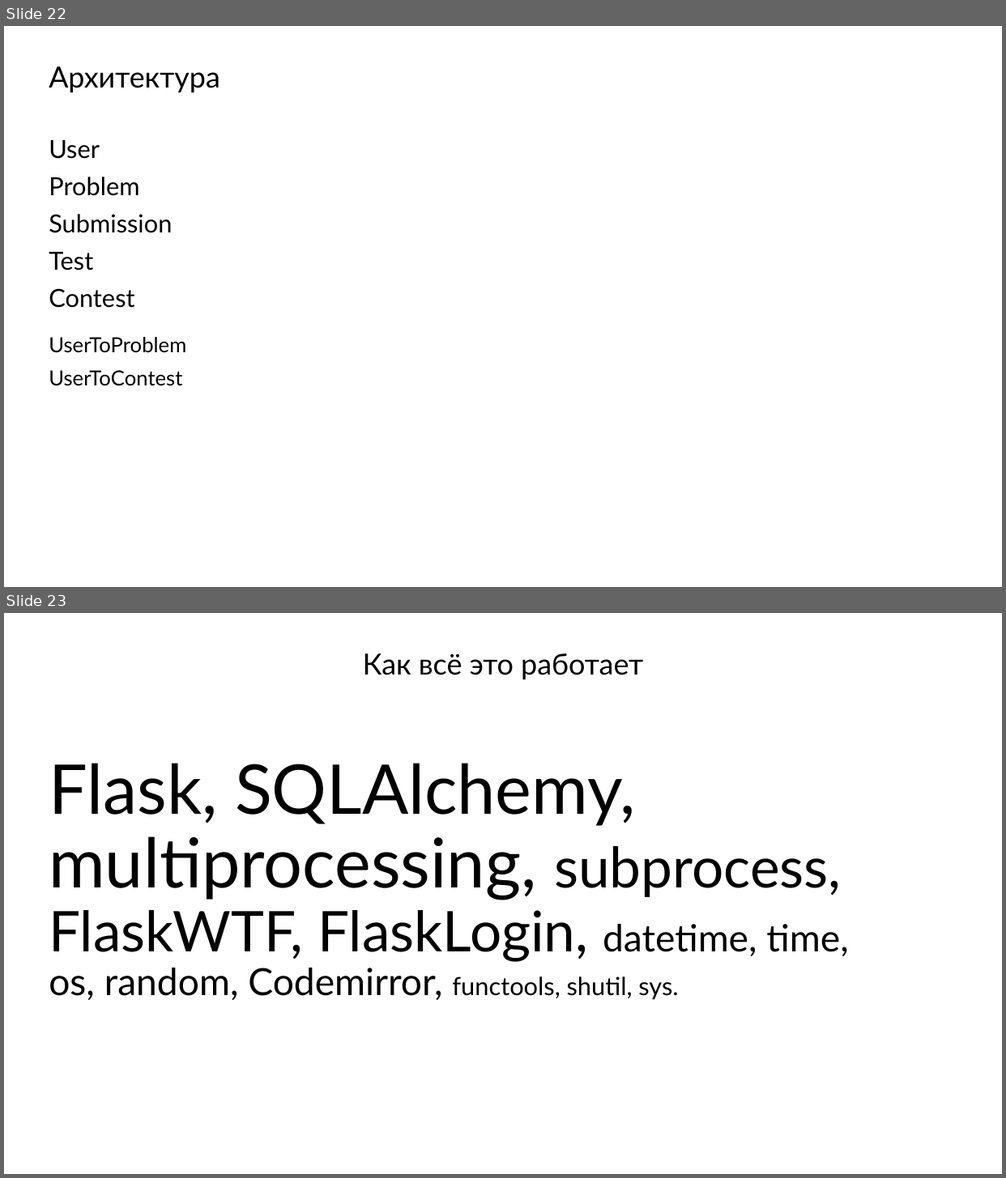
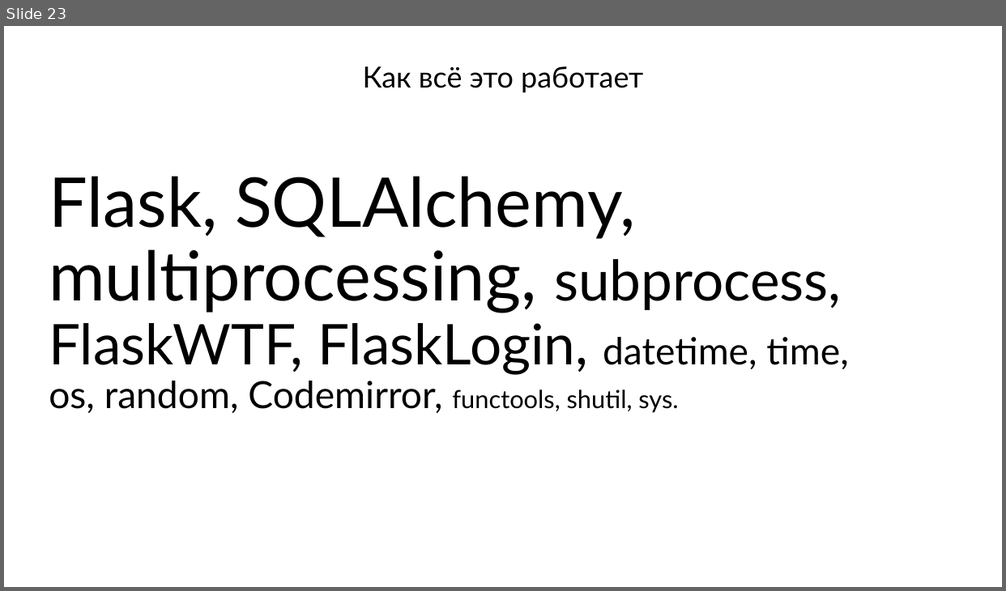
Before and after one commit to AdamArutyunov/Pycon, a slide deck: docs/Pycon.pptx. Shown one above the other, each under a label of ours: slides 22 and 23 before the commit, slide 23 after it. The pictures are 1006x1178 and 1006x591 pixels, drawn with LibreOffice and Linux fonts; fonts in the diff are those of the drawing. Boxes give left, top, right and bottom in pixels: in the first picture for what was removed or moved away, otherwise in the second. Text is boxed around its words. In the diff, an @@ line names an element or a change of style, - is before the commit and + after.

```diff
--- a/docs/Pycon.pptx
+++ b/docs/Pycon.pptx
@@ slide 22 removed at (4, 26, 1002, 587), background #FFFFFF @@
@@ text removed at (49, 66, 220, 92) @@
-Архитектура
@@ text removed at (49, 140, 172, 308) @@
-User
-Problem
-Submission
-Test
-Contest
@@ text removed at (49, 337, 186, 386) @@
-UserToProblem
-UserToContest
```
Also in this commit, not shown: 1 slide changed, 11 slides added, 9 other slides removed, 4 other files.
